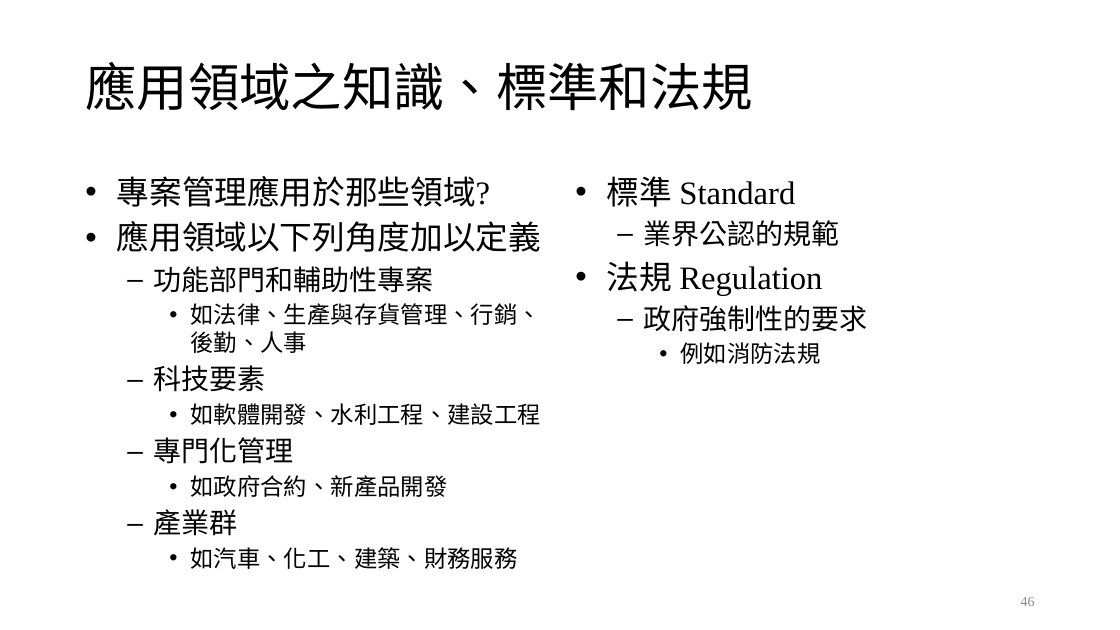
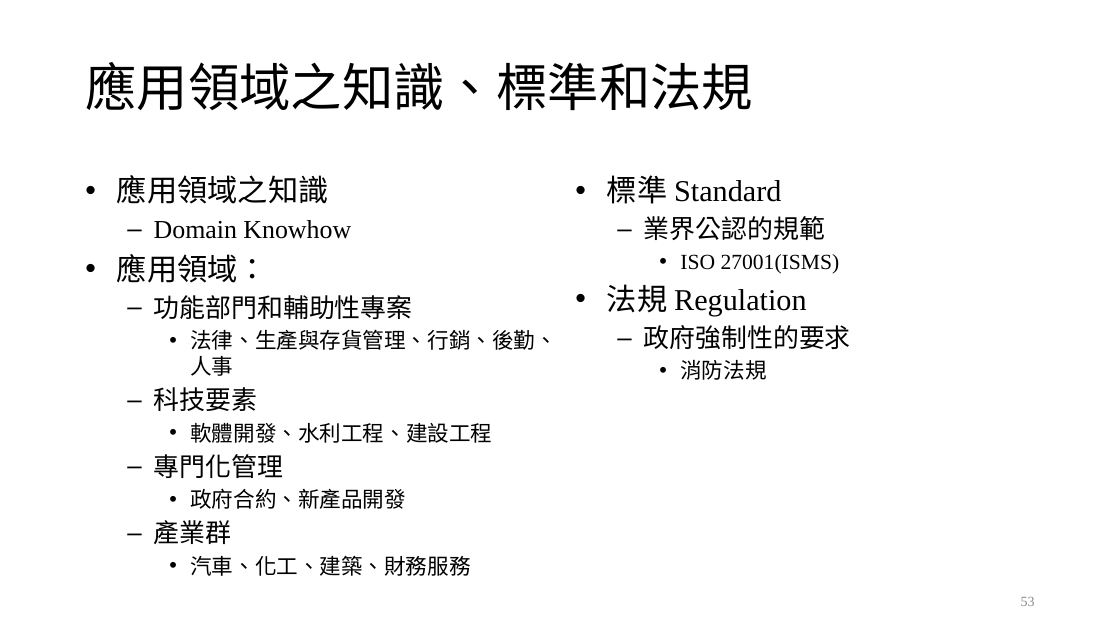
Before and after one commit to ywdeng/uscojywdeng, a slide deck: slide 53 of src/assets/1091/ProjectManagement/CH01/01.pptx (slide 46 before the commit). Drawn at 1120x630 pixels with LibreOffice and Linux fonts; fonts in the diff are those of the drawing. Boxes give left, top, right and bottom in pixels: in the first picture for what was removed or moved away, otherwise in the second. Text is boxed around its words. In the diff, an @@ line names an element or a change of style, - is before the commit and + after.

```diff
--- a/src/assets/1091/ProjectManagement/CH01/01.pptx
+++ b/src/assets/1091/ProjectManagement/CH01/01.pptx
@@ text at [117,175,351,283]: text changed; size 28 to 22.2 pt @@
-• 專案管理應用於那些領域?
-• 應用領域以下列角度加以定義
+• 應用領域之知識
+  – Domain Knowhow
+• 應用領域：
@@ text at [607,175,851,349]: size 28 to 25.9 pt in "標準 Standard", "法規 Regulation"; size 24 to 22.2 pt in "業界公認的規範", "政府強制性的要求" @@
@@ text at [680,254,840,274]: paragraph added @@
+    • ISO 27001(ISMS)
@@ text at [154,295,413,544]: size 24 to 22.2 pt in "功能部門和輔助性專案", "科技要素", "專門化管理", "產業群" @@
@@ text at [190,329,557,376]: text changed; size 20 to 18.5 pt @@
-    • 如法律、生產與存貨管理、行銷、後勤、人事
+    • 法律、生產與存貨管理、行銷、後勤、人事
@@ text at [680,360,766,380]: text changed; size 20 to 18.5 pt @@
-    • 例如消防法規
+    • 消防法規
@@ text at [190,423,492,443]: text changed; size 20 to 18.5 pt @@
-    • 如軟體開發、水利工程、建設工程
+    • 軟體開發、水利工程、建設工程
@@ text at [190,488,406,509]: text changed; size 20 to 18.5 pt @@
-    • 如政府合約、新產品開發
+    • 政府合約、新產品開發
@@ text at [190,555,470,576]: text changed; size 20 to 18.5 pt @@
-    • 如汽車、化工、建築、財務服務
+    • 汽車、化工、建築、財務服務
@@ page number at [1021,597,1035,606]: text changed @@
-46
+53
```
Also in this commit, not shown: 12 other slides changed, 9 slides added, 6 other files.
